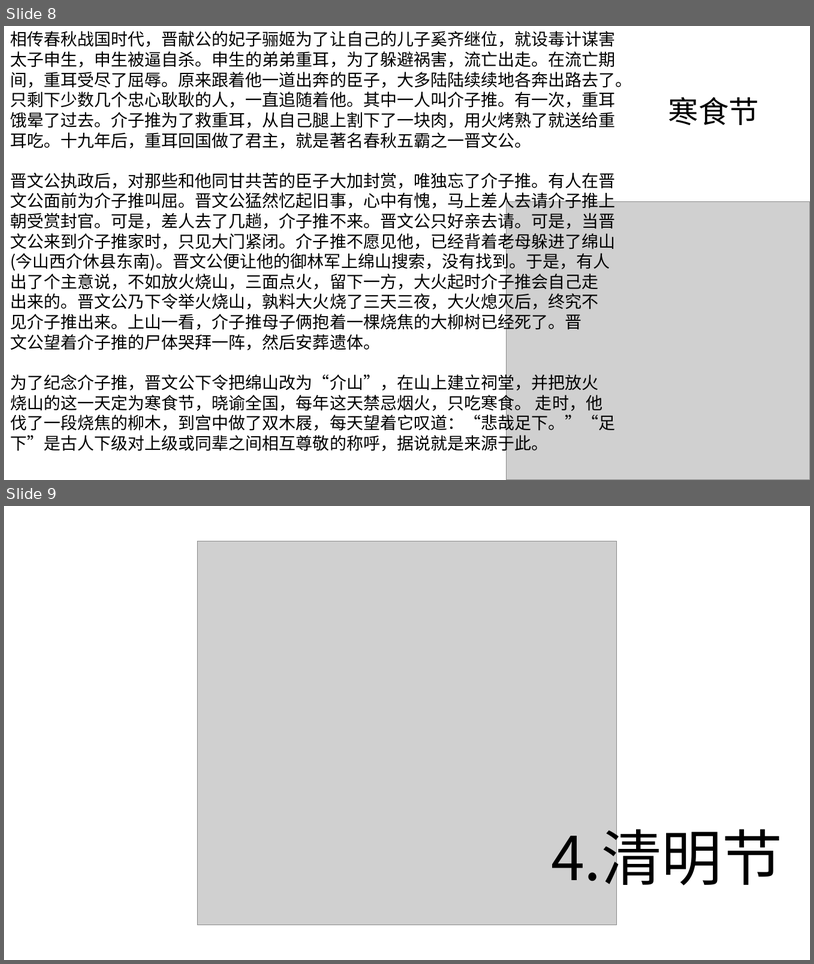
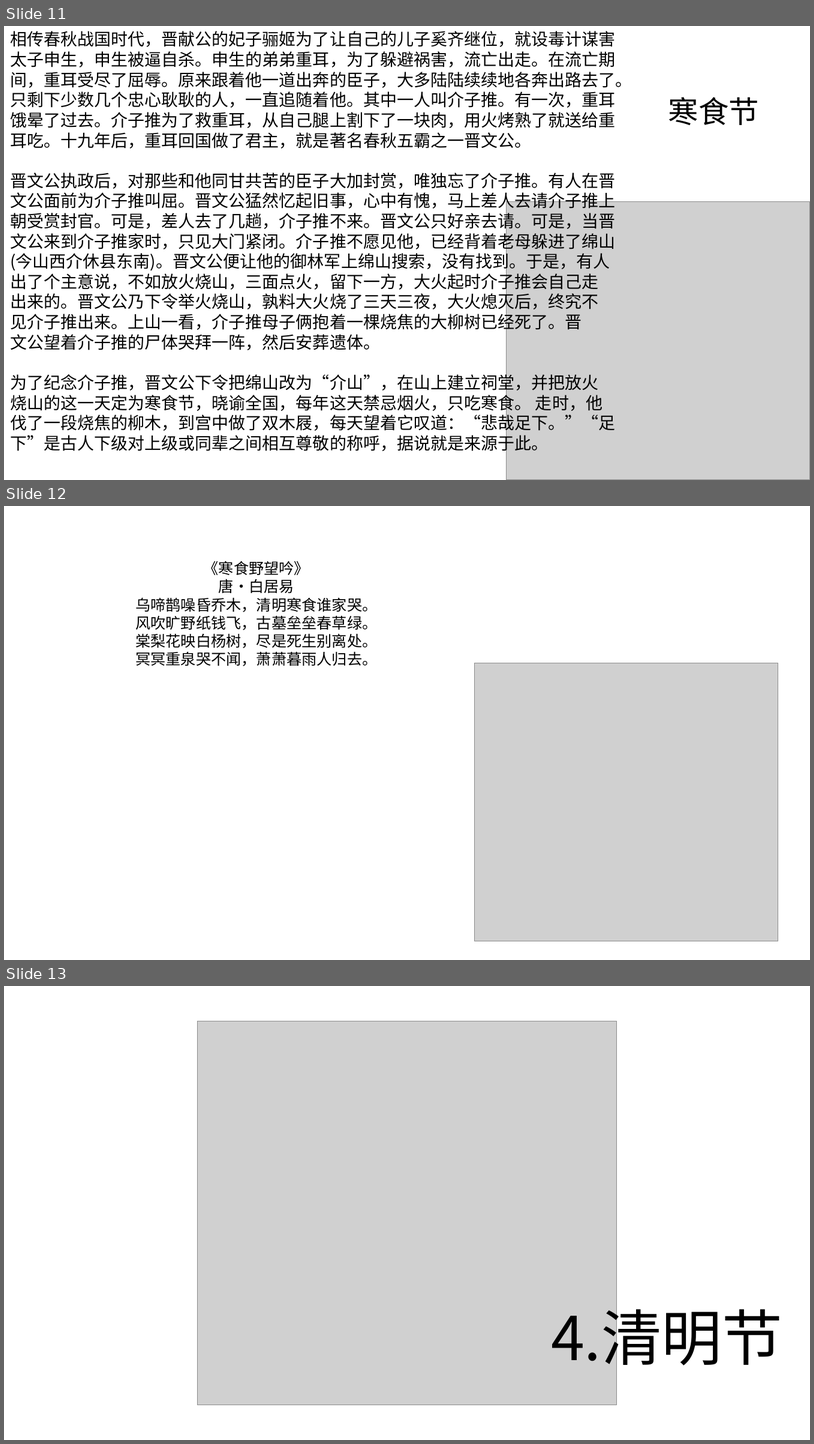
Before and after one commit to Eason2011/eason2011.github.io, a slide deck: docs/html/传统节日/中国传统节日.pptx. Shown one above the other, each under a label of ours: slides 8 and 9 before the commit, slides 11, 12 and 13 after it. The pictures are 814x964 and 814x1444 pixels, drawn with LibreOffice and Linux fonts; fonts in the diff are those of the drawing; grey boxes stand for pictures; background and template pictures are left out. Boxes give left, top, right and bottom in pixels: in the first picture for what was removed or moved away, otherwise in the second. Text is boxed around its words. In the diff, an @@ line names an element or a change of style, - is before the commit and + after.

```diff
--- a/docs/html/传统节日/中国传统节日.pptx
+++ b/docs/html/传统节日/中国传统节日.pptx
@@ slide 12 added at [4, 506, 810, 960], background #FFFFFF @@
@@ text added at [135, 561, 377, 666], 18 pt, text #000000 @@
+《寒食野望吟》
+唐·白居易
+乌啼鹊噪昏乔木，清明寒食谁家哭。
+风吹旷野纸钱飞，古墓垒垒春草绿。
+棠梨花映白杨树，尽是死生别离处。
+冥冥重泉哭不闻，萧萧暮雨人归去。
@@ picture added at [474, 663, 779, 940] @@
@@ what was slide 8 is now slide 11 @@
@@ what was slide 9 is now slide 13 @@
```
Also in this commit, not shown: 1 slide changed, 8 other slides added.
